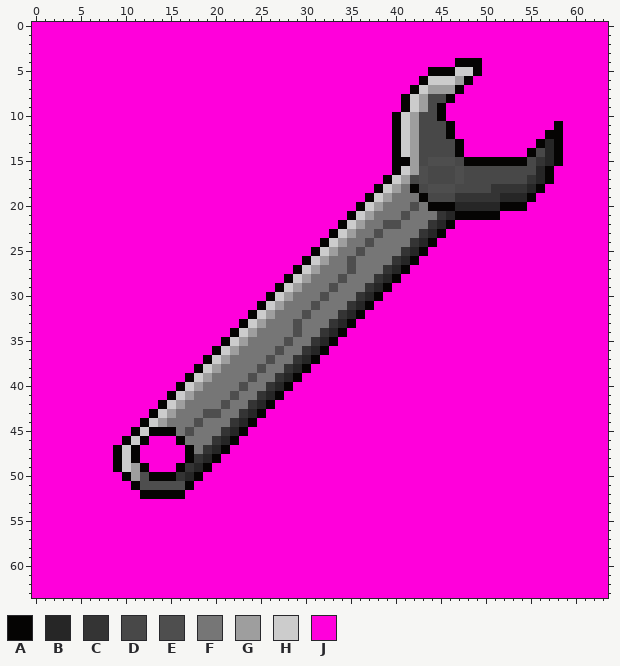
Edited in one commit: pixel-art sprite (sprites/recolectables/powerups/wrench.png). The first picture shows the starting point.
The file is 64x64 pixels. Colours within 5 levels of each other are drawn and written as one.
Palette (. is transparent): A #050403  B #262626  C #343434  D #484848  E #4e4e4e  F #767676  G #9e9e9e  H #cccccc  J #ff00db
The same view after the edit:
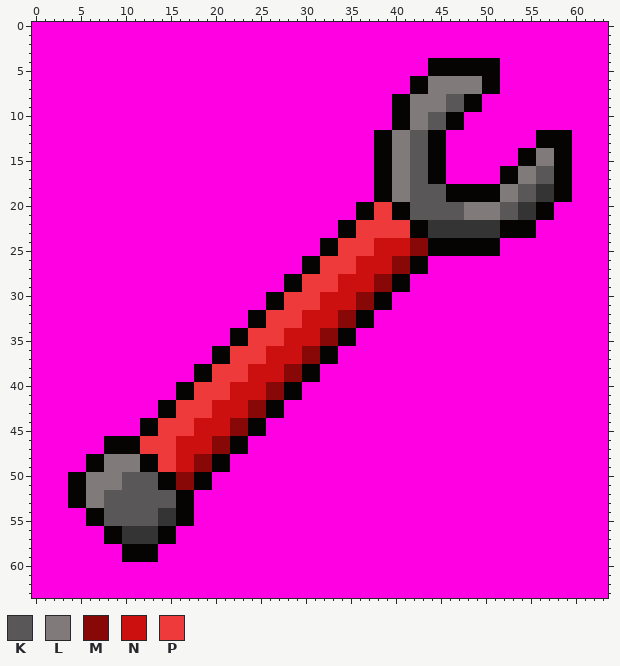
Colours new in this view: K #595757  L #807b7a  M #880707  N #cc1010  P #ee3a3a
What changed:
colour J: #ff00db -> #ff00e2
Changed rows in their new state; - is a pixel that keeps its letter.
first column x 4:
 4 ----------------------------------------AAA---AA--------
 5 -------------------------------------------AA-AA--------
 6 --------------------------------------A-LLLLLLAA--------
 7 ---------------------------------------ALLLLLLAA--------
 8 ------------------------------------A-LLLLKKAA----------
 9 ------------------------------------A-LLLLKKAA----------
10 -------------------------------------ALLKKAA------------
11 -------------------------------------ALLKK-A----------J-
12 ----------------------------------AALLKKAAJ---------A--A
13 ----------------------------------AALLKKAAJJ---------A-A
14 ----------------------------------AALLKKAAJJ------A-LL-A
15 ----------------------------------AALLKKAAJJJJJJJJ-ALL-A
16 ----------------------------------AALLKKAAJJJJJJAALLKKAA
17 ----------------------------------A-LLKKAAJJJJJJAALLKKAA
18 -----------------------------------ALLKKKKAAAAAALLKKCCAA
19 ---------------------------------JAALLKKKKAAAAAALLKKCCAA
20 ---------------------------------APPAAKKKKKKLLLLKKCCAA--
21 -------------------------------JAAPPAAKKKKKKLLLLKKCCAA--
22 -------------------------------APPPPPPAA-CCCCCCCAAAA----
23 -----------------------------JAAPPPPPPAACCCCCCCCAAAA----
24 -----------------------------APPPPNNNNMM-AAAAAAA--------
25 ---------------------------JAAPPPPNNNNMMAAAAAAAA--------
26 ---------------------------APPPPNNNNMM-A----------------
27 -------------------------JAAPPPPNNNNMMAA----------------
28 -------------------------APPPPNNNNMM-A------------------
29 -----------------------JAAPPPPNNNNMMAA------------------
30 -----------------------APPPPNNNNMM-A--------------------
31 ---------------------JAAPPPPNNNNMMAA--------------------
32 ---------------------APPPPNNNNMM-A----------------------
33 -------------------JAAPPPPNNNNMMAA----------------------
34 -------------------APPPPNNNNMM-A------------------------
35 -----------------JAAPPPPNNNNMMAA------------------------
36 -----------------APPPPNNNNMM-A--------------------------
37 ---------------JAAPPPPNNNNMMAA--------------------------
38 ---------------APPPPNNNNMM-A----------------------------
39 -------------JAAPPPPNNNNMMAA----------------------------
40 -------------APPPPNNNNMM-A------------------------------
41 -----------JAAPPPPNNNNMMAA------------------------------
42 -----------APPPPNNNNMM-A--------------------------------
43 ---------JAAPPPPNNNNMMAA--------------------------------
44 ---------APPPPNNNNMM-A----------------------------------
45 -------JA-PPPPNNNNMMAA----------------------------------
46 ----AA-APPPPNNNNMM-A------------------------------------
47 ----A-A-PPPPNNNNMMAA------------------------------------
48 --AALLLLAAPPNNMM-A--------------------------------------
49 --AALLLL-APPNNMMAA--------------------------------------
50 AALLLLKKKK--MM-A----------------------------------------
51 AALLLLKKKKAAMMAA----------------------------------------
52 AALLKKKKKKKK-A------------------------------------------
53 AALLKKKKKKKKAA------------------------------------------
54 --AAKKKKKKCCAA------------------------------------------
55 --AAKKKKKKCCAA------------------------------------------
56 ----AACCCCAA--------------------------------------------
57 ----AACCCCAA--------------------------------------------
58 ------AAAA----------------------------------------------
59 ------AAAA----------------------------------------------
Pixel boxes of the changes (left, top, right, bottom) in both pictures:
changed: (32, 22, 608, 598)
